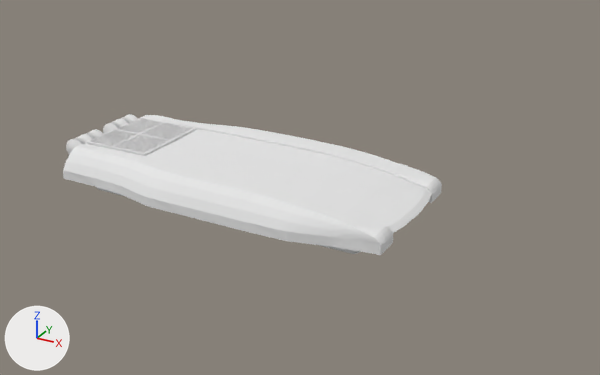
Renders of the Blender file Assets/Tank/T-90similar_Chassis.blend from each side of a commit.
Rendered twice from a camera (50 mm lens) standing at (6.6, -10.06, 5.2) and looking at (1.03, 0.06, 0.14). Lighting does not change. The marker at lower left points along +X, +Y and +Z.

The scene before the commit, as lines of its bpy script (objects in view):
```python
me_plane = bpy.data.meshes.new('Plane')
me_plane.from_pydata(...)  # 851 vertices, 684 faces; spans x -2.91..2.97, y -1.41..0.0, z -0.3..0.5
# faces by material slot: [669, 15]
me_plane.materials.append(mat_camouflage)  # white #e7e7e7
me_plane.materials.append(mat_stripe)  # white #e7e7e7
ob_t_90similar_chassis = bpy.data.objects.new('T-90similar_Chassis', me_plane)
ob_t_90similar_chassis.location = (0.0, 0.0, 0.0)
_m = ob_t_90similar_chassis.modifiers.new('Mirror', 'MIRROR')
_m.use_axis = (False, True, False)
_m.use_clip = True
```
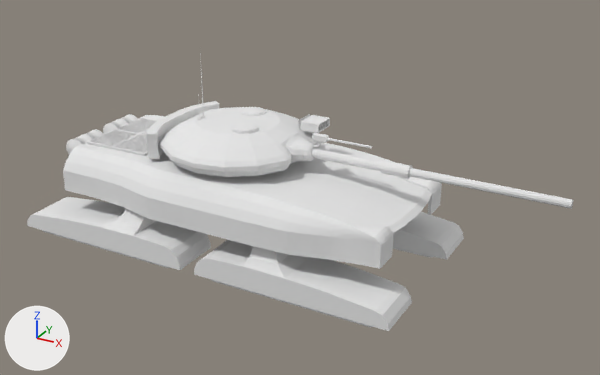
The change, as a diff of the scene's bpy script:
```diff
--- a/Assets/Tank/T-90similar_Chassis.blend.py
+++ b/Assets/Tank/T-90similar_Chassis.blend.py
@@ me_plane @@
 me_plane.from_pydata(...)  # 851 vertices, 684 faces; spans x -2.91..2.97, y -1.41..0.0, z -0.3..0.5
+# me_plane part 1: all 26 vertices in x -2.55..2.89, y -1.4..-0.73, z 0.02 are moved by (0.0, 0.0, -0.2)
+# me_plane part 2: all 12 vertices in x -2.35..2.45, y -0.73..0.0, z -0.3..-0.25 are moved by (0.0, 0.0, -0.1)
 me_plane.materials.append(mat_camouflage)
@@ ob_t_90similar_treadfl @@
+ob_t_90similar_treadfl = bpy.data.objects.new('T-90similar_TreadFL', me_plane_001_1)  # 122 vertices, 116 faces; spans x 0.13..3.2, y 0.7..1.5, z -0.9..0.19; in mat_camouflage (white #e7e7e7), mat_tread (white #e7e7e7)
+ob_t_90similar_treadfl.location = (0.0, 0.0, 0.0)
@@ ob_t_90similar_treadfr @@
+ob_t_90similar_treadfr = bpy.data.objects.new('T-90similar_TreadFR', me_plane_006)  # 122 vertices, 116 faces; spans x 0.13..3.2, y -1.5..-0.7, z -0.9..0.19; in mat_camouflage (white #e7e7e7), mat_tread (white #e7e7e7)
+ob_t_90similar_treadfr.location = (0.0, 0.0, 0.0)
@@ ob_t_90similar_treadbr @@
+ob_t_90similar_treadbr = bpy.data.objects.new('T-90similar_TreadBR', me_plane_007)  # 122 vertices, 116 faces; spans x -3.2..-0.13, y -1.5..-0.7, z -0.9..0.19; in mat_camouflage (white #e7e7e7), mat_tread (white #e7e7e7)
+ob_t_90similar_treadbr.location = (0.0, 0.0, 0.0)
@@ ob_t_90similar_turret @@
+ob_t_90similar_turret = bpy.data.objects.new('T-90similar_Turret', me_circle)  # 608 vertices, 571 faces; spans x -1.29..1.2, y -1.21..1.21, z 0.46..2.21; in mat_camouflage (white #e7e7e7), mat_stripe (white #e7e7e7), mat_material_001 (white #e7e7e7)
+ob_t_90similar_turret.location = (0.0, 0.0, 0.0)
@@ ob_t_90similar_barrel @@
+ob_t_90similar_barrel = bpy.data.objects.new('T-90similar_Barrel', me_circle_001)  # 412 vertices, 406 faces; spans x -0.14..3.8, y -0.14..0.15, z -0.14..0.3; in mat_camouflage (white #e7e7e7), mat_material_001 (white #e7e7e7), mat_gold (white #e7e7e7)
+ob_t_90similar_barrel.location = (1.2, 0.0, 0.77)
@@ ob_t_90similar_rocketlauncher @@
+ob_t_90similar_rocketlauncher = bpy.data.objects.new('T-90similar_RocketLauncher', me_circle_002)  # 138 vertices, 134 faces; spans x 0.867..1.216, y 0.283..0.65, z 0.8..1.116; in mat_camouflage (white #e7e7e7), mat_material_001 (white #e7e7e7)
+ob_t_90similar_rocketlauncher.location = (0.0, 0.0, 0.0)
```

Changed parts and their boxes (x1, y1, x2, y2) in the pictures (600 x 375 px; the box of a moved part takes in the faces that stretch with it):
'T-90similar_Chassis', reshaped (10% taller): before (63, 114, 442, 255); after (63, 114, 442, 269)
'T-90similar_TreadFR', added: after (194, 240, 412, 331)
    faces in mat_camouflage (white #e7e7e7): (194, 240, 412, 331)
    faces in mat_tread (white #e7e7e7): (210, 279, 372, 327)
'T-90similar_Turret', added: after (146, 54, 318, 177)
    faces in mat_camouflage (white #e7e7e7): (146, 101, 313, 164)
    faces in mat_stripe (white #e7e7e7): (147, 120, 318, 177)
'T-90similar_TreadBR', added: after (27, 197, 211, 270)
    faces in mat_camouflage (white #e7e7e7): (27, 197, 211, 270)
    faces in mat_tread (white #e7e7e7): (42, 230, 170, 268)
'T-90similar_Barrel', added: after (304, 133, 573, 209)
    faces in mat_camouflage (white #e7e7e7): (304, 134, 573, 209)
    faces in mat_material_001 (white #e7e7e7): (312, 133, 573, 208)
'T-90similar_TreadFL', added: after (393, 212, 464, 260)
    faces in mat_camouflage (white #e7e7e7): (393, 212, 464, 260)
'T-90similar_RocketLauncher', added: after (298, 114, 330, 134)
    faces in mat_camouflage (white #e7e7e7): (298, 115, 330, 134)
part 1 of me_plane, moved or reshaped: before (63, 170, 442, 255); after (63, 170, 442, 269)
part 2 of me_plane, moved or reshaped (not visible afterwards): before (97, 187, 360, 254)
